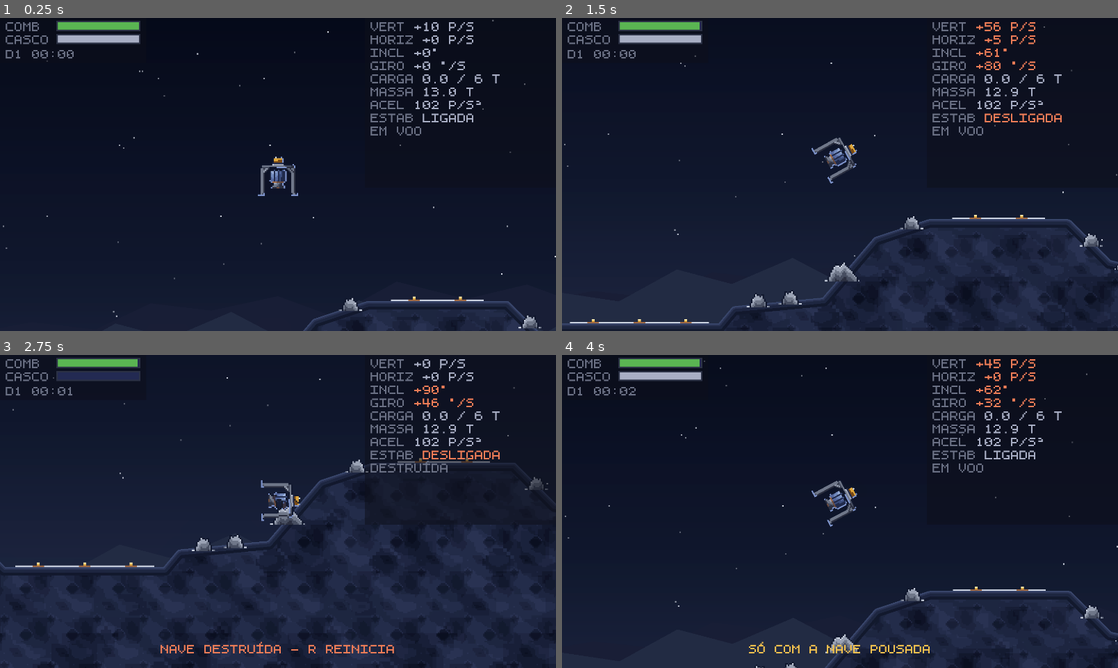
Above: before the commit, frames 1-4 (two rows, left to right).
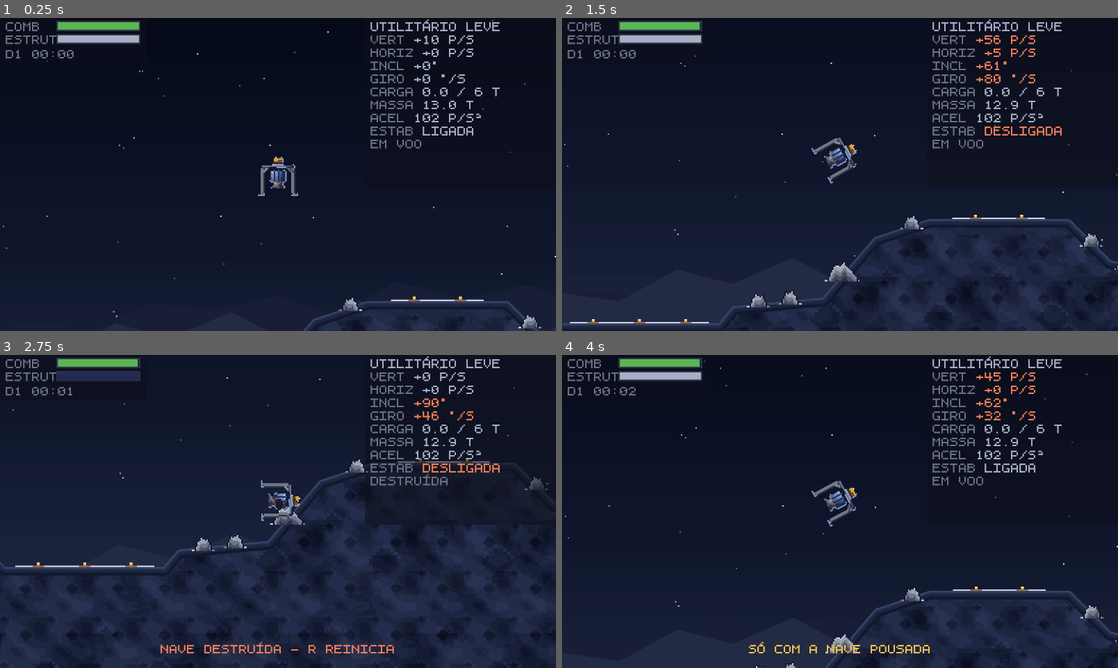
Above: after the commit, the same moments.

Repository: valdersonjr/llrr
Game: Godot game, scene res://stages/teste_pouso/teste_pouso.tscn
The game is run twice, just before and just after one commit, with the same random seed, the same clock (stepped at 60 frames per second) and the same inputs.
Inputs (mouse positions are in pixels of both pictures, inside the frame that each line leads up to):
- Up to frame 1 (0.25 s): no input
- Up to frame 2 (1.5 s): move the mouse to (962, 158) at 0.52 s; hold D (girar_direita) 0.53-1.28 s; hold T (alternar_estabilizacao) 0.53-1.28 s; click (962, 158) at 0.67 s; move the mouse to (728, 190) at 1.27 s; hold A (girar_esquerda) from 1.28 s (still down); tap W (empuxo) at 1.35 s
- Up to frame 3 (2.75 s): move the mouse to (333, 442) at 2.02 s; release A (girar_esquerda) at 2.03 s; hold D (girar_direita) from 2.03 s (still down); hold F (operar_carga) from 2.03 s (still down)
- Up to frame 4 (4 s): move the mouse to (812, 574) at 2.77 s; release F (operar_carga) at 2.78 s; tap R (reiniciar) at 2.85 s; click (812, 574) at 2.92 s; move the mouse to (1006, 558) at 3.52 s; release D (girar_direita) at 3.53 s; hold A (girar_esquerda) from 3.53 s (still down); hold G (servico) from 3.53 s (still down)

The runs differ from the first frame. In frame 1, 1.9% of the frame differs, in the area x 1-90%, y 0-42%; in frame 2, 2.2%; in frame 3, 2.4%; in frame 4, 2.0%.
Error in both runs: Cannot call method 'set_input_as_handled' on a null value. (res://entities/ui/pausa/pausa.gd:38)

Commit message:
fix(entities): o HUD diz qual casco está sendo pilotado
O jogo abre com o utilitário leve e nada na tela dizia que existiam outros
dois. A tecla funciona — TAB troca de verdade —, mas a única menção a ela
estava dentro do menu de pausa. Quem só apertou F5 concluiu, com razão, que
o jogo tem um casco só.

O nome do chassi passa a encabeçar a telemetria, sem rótulo: "CASCO
CARGUEIRO RESISTENTE" não cabe na coluna.

Aproveitando, a barra deixa de se chamar CASCO e vira ESTRUT. Ela sempre
mediu integridade estrutural, não o chassi, e o glossário do conceito
separa os dois termos — usar a mesma palavra para as duas coisas era
confusão que eu mesmo tinha plantado.

Isto também é lição sobre a verificação: o `--acao` do screenshot dispara
um InputEventAction, que pula o mapeamento de tecla. Ele provava que o
handler responde, não que a tecla chega nele. Confirmei com evento de
teclado de verdade, em janela real, antes de concluir que o bug era outro.

Co-Authored-By: Claude Opus 5 (1M context) <noreply@anthropic.com>
Claude-Session: https://claude.ai/code/session_011AzPcEDAjYSMoHyssT894N

Diff:
--- a/entities/ui/hud/hud.gd
+++ b/entities/ui/hud/hud.gd
@@ -71,7 +71,12 @@
 	var velocidade := _nave.velocity.length()
 	var inclinacao := _nave.inclinacao()
 
-	var texto := _linha("VERT", "%+d P/S" % roundi(vertical), velocidade > casco.pouso_velocidade_maxima)
+	# O chassi vem antes dos números: sem isto o jogador não sabe que existem
+	# outros cascos, nem qual está pilotando depois de trocar. Sem rótulo
+	# porque "CASCO CARGUEIRO RESISTENTE" não cabe na coluna.
+	var texto := "[color=#%s]%s[/color]\n" % [
+		COR_OK.to_html(false), casco.nome.to_upper()]
+	texto += _linha("VERT", "%+d P/S" % roundi(vertical), velocidade > casco.pouso_velocidade_maxima)
 	texto += _linha("HORIZ", "%+d P/S" % roundi(horizontal), velocidade > casco.pouso_velocidade_maxima)
 	texto += _linha("INCL", "%+d°" % roundi(inclinacao), absf(inclinacao) > casco.pouso_angulo_maximo)
 	texto += _linha("GIRO", "%+d °/S" % roundi(_nave.giro), absf(_nave.giro) > casco.pouso_giro_maximo)
@@ -81,6 +86,7 @@
 	texto += _linha("ACEL", "%d P/S²" % roundi(_nave.aceleracao_disponivel()), _nave.combustivel <= 0.0)
 	texto += _linha("ESTAB", "LIGADA" if _nave.estabilizacao_ativa else "DESLIGADA",
 		not _nave.estabilizacao_ativa)
+
 	return texto + "[color=#%s]%s[/color]" % [COR_APAGADO.to_html(false), _texto_estado()]
 
 
--- a/entities/ui/hud/hud.tscn
+++ b/entities/ui/hud/hud.tscn
@@ -59,7 +59,7 @@
 offset_right = 34.0
 offset_bottom = 20.0
 theme_override_colors/font_color = Color(0.42, 0.443, 0.522, 1)
-text = "CASCO"
+text = "ESTRUT"
 
 [node name="MolduraIntegridade" type="ColorRect" parent="Raiz"]
 offset_left = 39.0
--- a/stages/teste_pouso/teste_pouso.gd
+++ b/stages/teste_pouso/teste_pouso.gd
@@ -119,7 +119,7 @@
 	if feito.is_empty():
 		_hud.avisar("NADA A REPARAR NEM ABASTECER", Hud.COR_APAGADO)
 		return
-	_hud.avisar("SERVIÇO: +%d%% CASCO, +%.1f T — %d H DE CAMPANHA" % [
+	_hud.avisar("SERVIÇO: +%d%% ESTRUTURA, +%.1f T — %d H" % [
 		roundi(feito["casco"] / _nave.casco.integridade_maxima * 100.0),
 		feito["combustivel"], roundi(feito["duracao"] / 3600.0)], Hud.COR_BOM)
 
@@ -239,7 +239,7 @@
 
 func _ao_impactar(dano: float, velocidade: float, desalinhamento: float) -> void:
 	_camera.sacudir(dano * 0.09)
-	_hud.avisar("IMPACTO: -%d%% CASCO, %d P/S A %d° DA SUPERFÍCIE" % [
+	_hud.avisar("IMPACTO: -%d%% ESTRUTURA, %d P/S A %d° DA SUPERFÍCIE" % [
 		roundi(dano), roundi(velocidade), roundi(desalinhamento)], Hud.COR_ALERTA)
 
 
--- a/stages/teste_pouso/teste_pouso.tscn
+++ b/stages/teste_pouso/teste_pouso.tscn
@@ -1,105 +1,95 @@
-[gd_scene load_steps=14 format=3 uid="uid://bteste0pouso01"]
+[gd_scene format=3 uid="uid://c5iiqarfi6b53"]
 
-[ext_resource type="Script" path="res://stages/teste_pouso/teste_pouso.gd" id="1_fase"]
-[ext_resource type="PackedScene" path="res://entities/estruturas/plataforma_de_pouso/plataforma_de_pouso.tscn" id="2_plataforma"]
-[ext_resource type="PackedScene" path="res://entities/player/utilitario_leve/utilitario_leve.tscn" id="3_nave"]
-[ext_resource type="PackedScene" path="res://entities/player/cargueiro_resistente/cargueiro_resistente.tscn" id="10_carga"]
-[ext_resource type="PackedScene" path="res://entities/player/interceptador/interceptador.tscn" id="11_inter"]
-[ext_resource type="PackedScene" path="res://entities/ui/hud/hud.tscn" id="4_hud"]
-[ext_resource type="Script" path="res://common/camera_seguidora.gd" id="5_camera"]
-[ext_resource type="Texture2D" path="res://stages/teste_pouso/art/rocha.png" id="7_rocha"]
-[ext_resource type="Texture2D" path="res://stages/teste_pouso/art/crosta.png" id="8_crosta"]
-[ext_resource type="Texture2D" path="res://stages/teste_pouso/art/planeta_distante.png" id="9_planeta"]
-[ext_resource type="PackedScene" path="res://entities/ui/pausa/pausa.tscn" id="6_pausa"]
+[ext_resource type="Script" uid="uid://d3lqy3bijg6le" path="res://stages/teste_pouso/teste_pouso.gd" id="1_fase"]
+[ext_resource type="PackedScene" uid="uid://cfpkcikitrm3y" path="res://entities/estruturas/plataforma_de_pouso/plataforma_de_pouso.tscn" id="2_plataforma"]
+[ext_resource type="PackedScene" uid="uid://vyxr5hk8liwu" path="res://entities/player/utilitario_leve/utilitario_leve.tscn" id="3_nave"]
+[ext_resource type="PackedScene" uid="uid://dhudvoo000001" path="res://entities/ui/hud/hud.tscn" id="4_hud"]
+[ext_resource type="Script" uid="uid://6hlghorikgap" path="res://common/camera_seguidora.gd" id="5_camera"]
+[ext_resource type="PackedScene" uid="uid://b4bivf3d0rm3y" path="res://entities/ui/pausa/pausa.tscn" id="6_pausa"]
+[ext_resource type="Texture2D" uid="uid://bk2ic2bpv3k13" path="res://stages/teste_pouso/art/rocha.png" id="7_rocha"]
+[ext_resource type="Texture2D" uid="uid://eq5ppaxvhlqg" path="res://stages/teste_pouso/art/crosta.png" id="8_crosta"]
+[ext_resource type="Texture2D" uid="uid://bcp8crm86weg7" path="res://stages/teste_pouso/art/planeta_distante.png" id="9_planeta"]
+[ext_resource type="PackedScene" uid="uid://vyw8lqfiliwu" path="res://entities/player/cargueiro_resistente/cargueiro_resistente.tscn" id="10_carga"]
+[ext_resource type="PackedScene" uid="uid://vyxfysd0liwu" path="res://entities/player/interceptador/interceptador.tscn" id="11_inter"]
 
 [sub_resource type="Environment" id="Environment_brilho"]
 background_mode = 3
 glow_enabled = true
 glow_normalized = true
 glow_intensity = 0.45
-glow_strength = 1.0
 glow_bloom = 0.04
-glow_blend_mode = 1
-glow_hdr_threshold = 1.0
 
-[node name="TestePouso" type="Node2D"]
+[node name="TestePouso" type="Node2D" unique_id=112673534]
 script = ExtResource("1_fase")
-gravidade_local = 40.0
 perfil = PackedVector2Array(0, 352, 48, 352, 56, 360, 168, 360, 178, 348, 240, 342, 276, 300, 312, 288, 408, 288, 436, 316, 498, 330, 534, 318, 558, 252, 588, 226, 652, 226, 674, 264, 708, 332, 768, 346)
-tamanho_do_mundo = Vector2(768, 470)
 serra_distante = PackedVector2Array(0, 252, 44, 244, 88, 249, 126, 231, 168, 236, 214, 226, 252, 240, 296, 216, 344, 228, 386, 218, 430, 234, 478, 210, 522, 222, 568, 213, 616, 231, 664, 219, 712, 228, 768, 214, 860, 230, 960, 214, 1090, 236)
 serra_media = PackedVector2Array(-320, 288, -230, 266, -140, 286, -60, 258, 0, 294, 38, 286, 78, 292, 118, 270, 156, 280, 198, 262, 240, 284, 286, 254, 330, 268, 372, 258, 416, 276, 462, 248, 508, 262, 552, 251, 600, 272, 648, 250, 700, 265, 768, 256, 850, 268, 940, 250, 1090, 272)
 pedras = PackedFloat32Array(28, 194, 216, 252, 300, 424, 452, 470, 512, 690, 726)
 cascos = Array[PackedScene]([ExtResource("3_nave"), ExtResource("10_carga"), ExtResource("11_inter")])
 
-[node name="FundoCeu" type="Parallax2D" parent="."]
+[node name="FundoCeu" type="Parallax2D" parent="." unique_id=51013983]
 scroll_scale = Vector2(0.16, 0.16)
-repeat_size = Vector2(0, 0)
 
-[node name="PlanetaDistante" type="Sprite2D" parent="FundoCeu"]
+[node name="PlanetaDistante" type="Sprite2D" parent="FundoCeu" unique_id=2121024725]
 position = Vector2(624, 78)
 texture = ExtResource("9_planeta")
 
-[node name="FundoSerraDistante" type="Parallax2D" parent="."]
+[node name="FundoSerraDistante" type="Parallax2D" parent="." unique_id=923350624]
 scroll_scale = Vector2(0.38, 0.38)
-repeat_size = Vector2(0, 0)
 
-[node name="SerraDistante" type="Polygon2D" parent="FundoSerraDistante"]
+[node name="SerraDistante" type="Polygon2D" parent="FundoSerraDistante" unique_id=1037857879]
 color = Color(0.106, 0.129, 0.212, 1)
 
-[node name="FundoSerraMedia" type="Parallax2D" parent="."]
+[node name="FundoSerraMedia" type="Parallax2D" parent="." unique_id=949107885]
 scroll_scale = Vector2(0.66, 0.66)
-repeat_size = Vector2(0, 0)
 
-[node name="SerraMedia" type="Polygon2D" parent="FundoSerraMedia"]
+[node name="SerraMedia" type="Polygon2D" parent="FundoSerraMedia" unique_id=2060170002]
 color = Color(0.145, 0.173, 0.263, 1)
 
-[node name="PlataformaLarga" parent="." instance=ExtResource("2_plataforma")]
+[node name="PlataformaLarga" parent="." unique_id=413412920 instance=ExtResource("2_plataforma")]
 position = Vector2(112, 356)
 nome = "DEPÓSITO NORTE"
 carga_disponivel = 6.0
 oferece_servico = true
 segmentos = 3
 
-[node name="PlataformaMedia" parent="." instance=ExtResource("2_plataforma")]
+[node name="PlataformaMedia" parent="." unique_id=873333990 instance=ExtResource("2_plataforma")]
 position = Vector2(360, 284)
 nome = "TORRE MÉDIA"
-segmentos = 2
 
-[node name="PlataformaEstreita" parent="." instance=ExtResource("2_plataforma")]
+[node name="PlataformaEstreita" parent="." unique_id=604460350 instance=ExtResource("2_plataforma")]
 position = Vector2(620, 222)
 nome = "PILAR SUL"
 segmentos = 1
 
-[node name="Terreno" type="StaticBody2D" parent="."]
-collision_layer = 1
+[node name="Terreno" type="StaticBody2D" parent="." unique_id=53868997]
 collision_mask = 0
 
-[node name="Visual" type="Polygon2D" parent="Terreno"]
+[node name="Visual" type="Polygon2D" parent="Terreno" unique_id=363414414]
 texture_repeat = 2
 texture = ExtResource("7_rocha")
 
-[node name="Detalhe" type="Polygon2D" parent="Terreno"]
+[node name="Detalhe" type="Polygon2D" parent="Terreno" unique_id=1617166267]
 modulate = Color(1, 1, 1, 0.45)
 texture_repeat = 2
 texture = ExtResource("7_rocha")
 texture_offset = Vector2(11, 7)
 texture_scale = Vector2(0.41, 0.41)
 
-[node name="Crosta" type="Line2D" parent="Terreno"]
+[node name="Crosta" type="Line2D" parent="Terreno" unique_id=1969964365]
 width = 6.0
 texture = ExtResource("8_crosta")
 texture_mode = 1
 joint_mode = 2
 
-[node name="Colisao" type="CollisionPolygon2D" parent="Terreno"]
+[node name="Colisao" type="CollisionPolygon2D" parent="Terreno" unique_id=1443839356]
 
-[node name="Pedras" type="Node2D" parent="."]
+[node name="Pedras" type="Node2D" parent="." unique_id=534151411]
 
-[node name="UtilitarioLeve" parent="." instance=ExtResource("3_nave")]
+[node name="UtilitarioLeve" parent="." unique_id=377843312 instance=ExtResource("3_nave")]
 position = Vector2(250, 196)
 
-[node name="Camera" type="Camera2D" parent="."]
+[node name="Camera" type="Camera2D" parent="." unique_id=1059750452]
 position = Vector2(250, 196)
 limit_left = 0
 limit_top = 0
@@ -108,12 +98,10 @@
 position_smoothing_enabled = true
 position_smoothing_speed = 8.0
 script = ExtResource("5_camera")
-antecipacao = 0.4
-antecipacao_maxima = 40.0
 
-[node name="Ambiente" type="WorldEnvironment" parent="."]
+[node name="Ambiente" type="WorldEnvironment" parent="." unique_id=229436965]
 environment = SubResource("Environment_brilho")
 
-[node name="Hud" parent="." instance=ExtResource("4_hud")]
+[node name="Hud" parent="." unique_id=91255258 instance=ExtResource("4_hud")]
 
-[node name="Pausa" parent="." instance=ExtResource("6_pausa")]
+[node name="Pausa" parent="." unique_id=1179898589 instance=ExtResource("6_pausa")]
Not shown: 1 places in tools/screenshot.tscn that only renumber resources
Not shown: 1 places in tools/voo_check.tscn that only renumber resources
